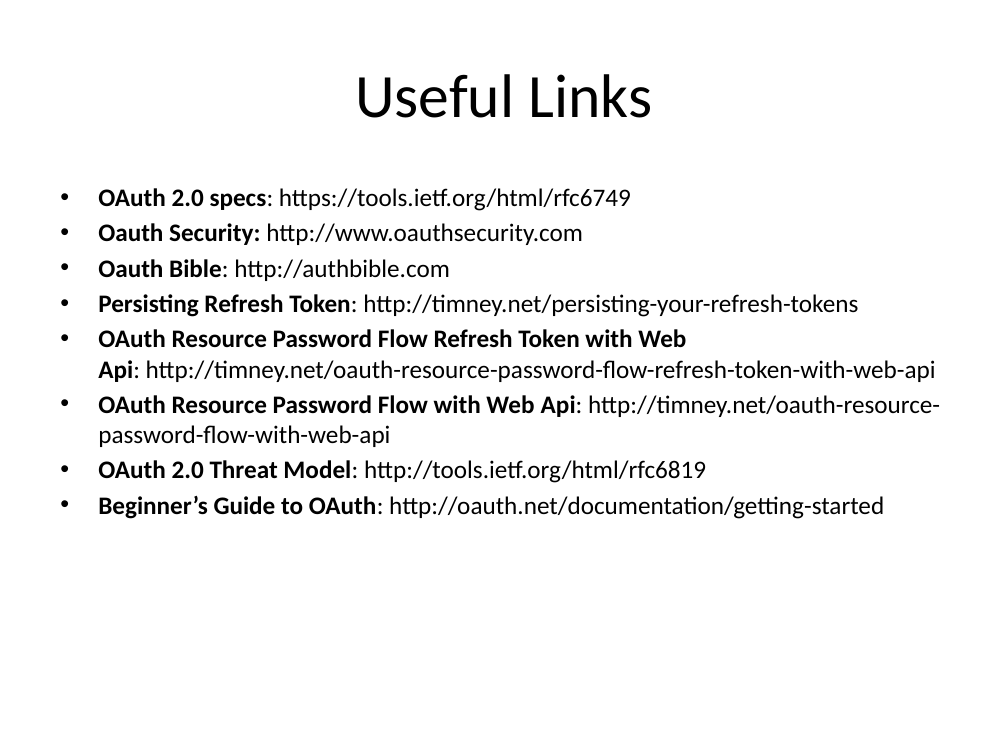
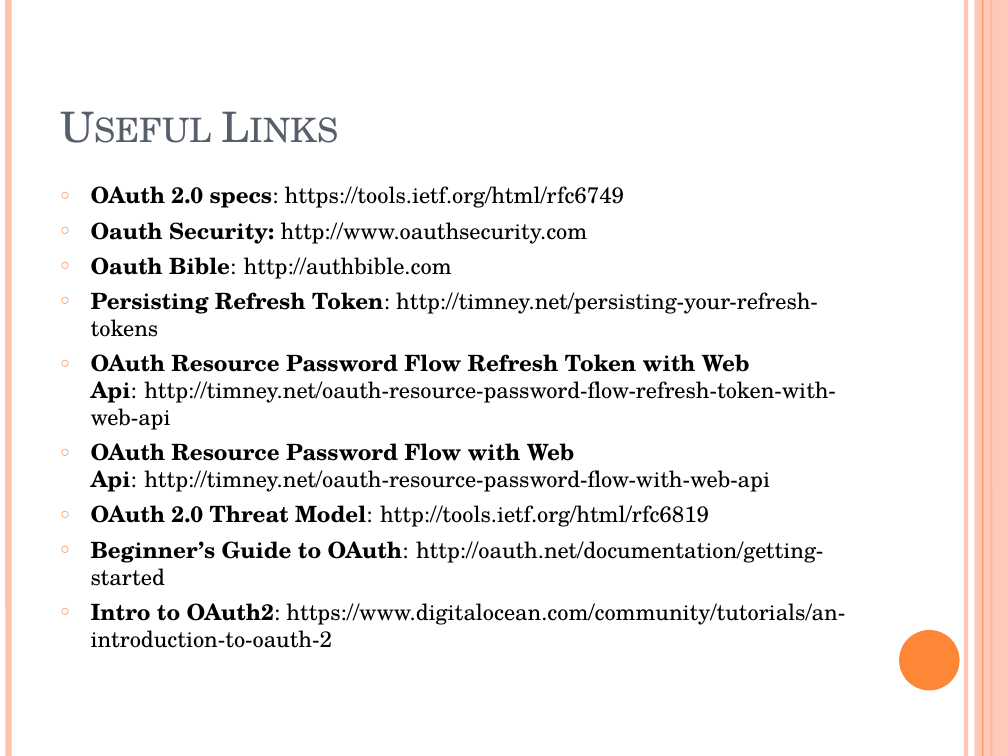
Before and after one commit to szahn/AngularWebApiOAuthDemo, a slide deck: slide 18 of AngularOAuthCodeCamp2015.pptx (slide 15 before the commit). Drawn at 1008x756 pixels with LibreOffice and Linux fonts; fonts in the diff are those of the drawing. Boxes give left, top, right and bottom in pixels: in the first picture for what was removed or moved away, otherwise in the second. Text is boxed around its words. In the diff, an @@ line names an element or a change of style, - is before the commit and + after.

```diff
--- a/AngularOAuthCodeCamp2015.pptx
+++ b/AngularOAuthCodeCamp2015.pptx
@@ line added from (8, 0) to (8, 756), #FEC3AE 4.5 pt @@
@@ line added from (966, 0) to (966, 756), #FEC3AE 3 pt @@
@@ rectangle added at (975, 0, 1008, 756), fill #FEC3AE at 87% opacity @@
@@ line added from (983, 0) to (983, 756), #FE8637 0.75 pt @@
@@ line added from (991, 0) to (991, 756), #FE8637 1.5 pt @@
@@ title "Useful Links" at (50, 30, 874, 156): size 44 to 30 pt, font Calibri to TeX Gyre Schola, text colour #000000 to #575F6D, small capitals on; alignment centre to left; vertical alignment middle to bottom @@
@@ text at (91, 186, 836, 586): size 18 to 16 pt, font Calibri to TeX Gyre Schola in "OAuth 2.0 specs: https://tools.ietf.org/html/rfc6749", "Oauth Security: http://www.oauthsecurity.com", "Oauth Bible: http://authbible.com", "Persisting Refresh Token: http://timney.net/persisting-your- ..." and 4 more places; bullet • to ○; more space between paragraphs @@
@@ text at (91, 603, 845, 648): paragraph added @@
+○ Intro to OAuth2: https://www.digitalocean.com/community/tutorials/an-introduction-to-oauth-2
@@ ellipse added at (899, 630, 960, 690), fill #FE8637 @@
```
Also in this commit, not shown: 14 other slides changed, 3 slides added, 1 other file.
